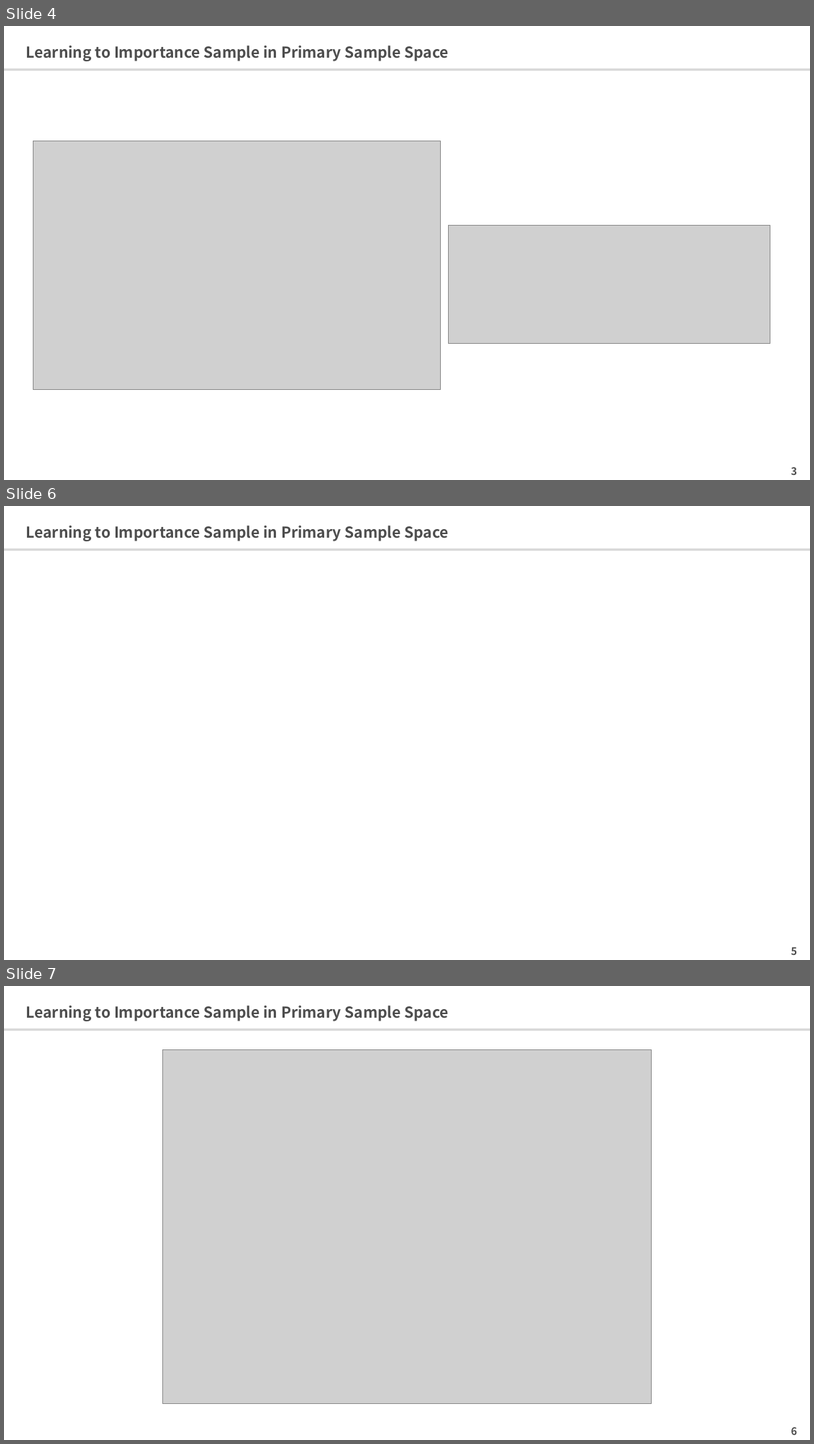
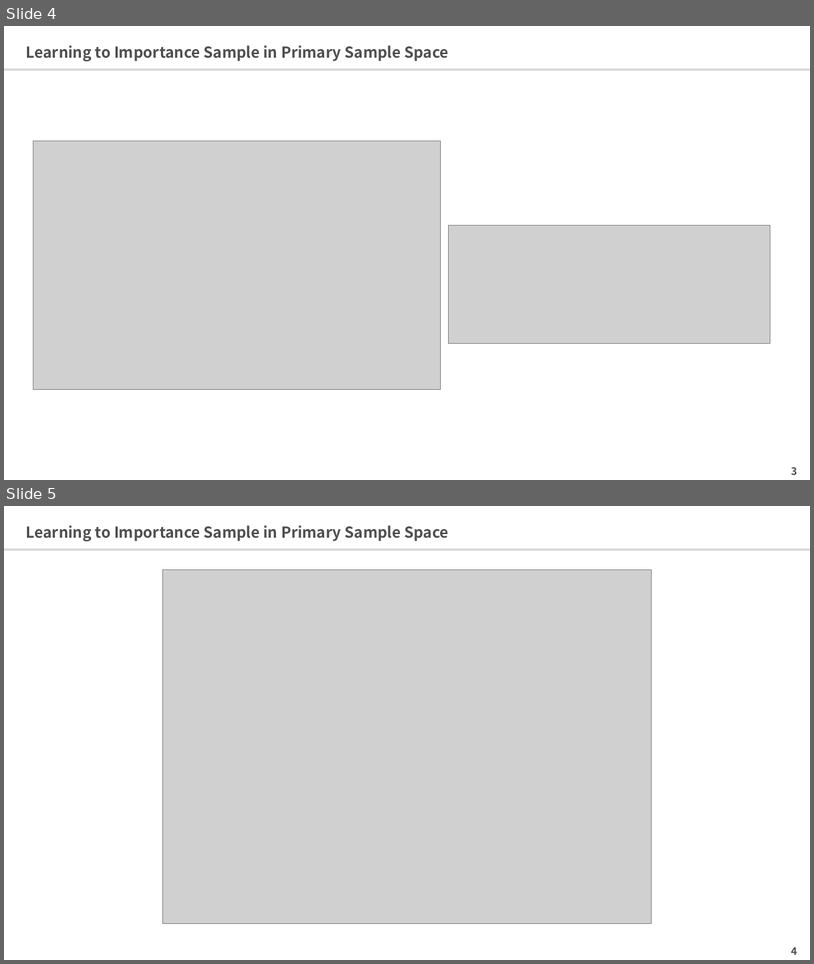
Before and after one commit to 0V/survey-paper-rendering, a slide deck: ppts/photonmapping/Learning to Importance Sample in Primary Sample Space.pptx. Shown one above the other, each under a label of ours: slides 4, 6 and 7 before the commit, slides 4 and 5 after it; the slides between them are not shown. The pictures are 814x1444 and 814x964 pixels, drawn with LibreOffice and Linux fonts; fonts in the diff are those of the drawing; grey boxes stand for pictures. Boxes give left, top, right and bottom in pixels: in the first picture for what was removed or moved away, otherwise in the second. Text is boxed around its words. In the diff, an @@ line names an element or a change of style, - is before the commit and + after.

```diff
--- a/ppts/photonmapping/Learning to Importance Sample in Primary Sample Space.pptx
+++ b/ppts/photonmapping/Learning to Importance Sample in Primary Sample Space.pptx
@@ slide 6 removed at (4,506,810,960), background #FFFFFF; not listed: 1 template element that a slide beside it also shows @@
@@ title removed at (26,525,448,541) @@
-Learning to Importance Sample in Primary Sample Space
@@ page number removed at (792,947,797,955) @@
-5
@@ what was slide 7 is now slide 5 @@
@@ page number at (792,947,797,955): text changed @@
-6
+4
```
Also in this commit, not shown: 1 other slide removed, 2 other files.
